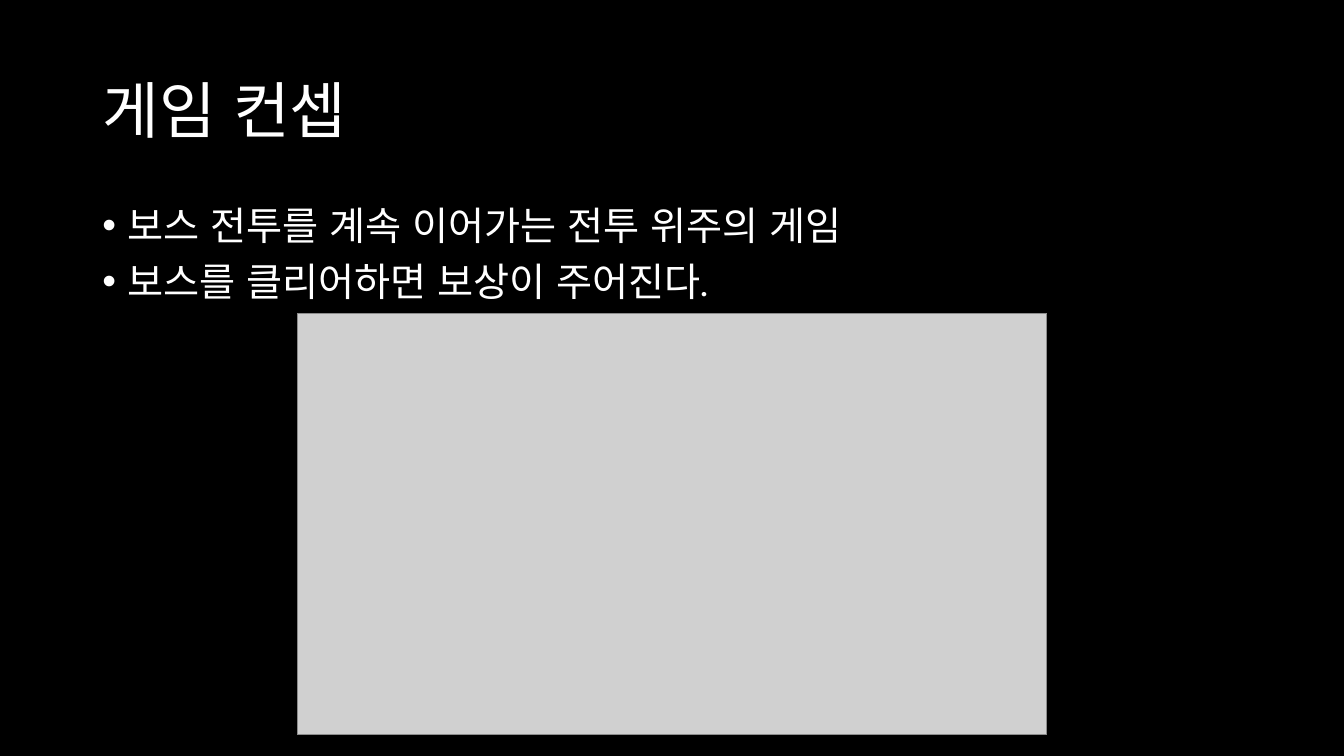
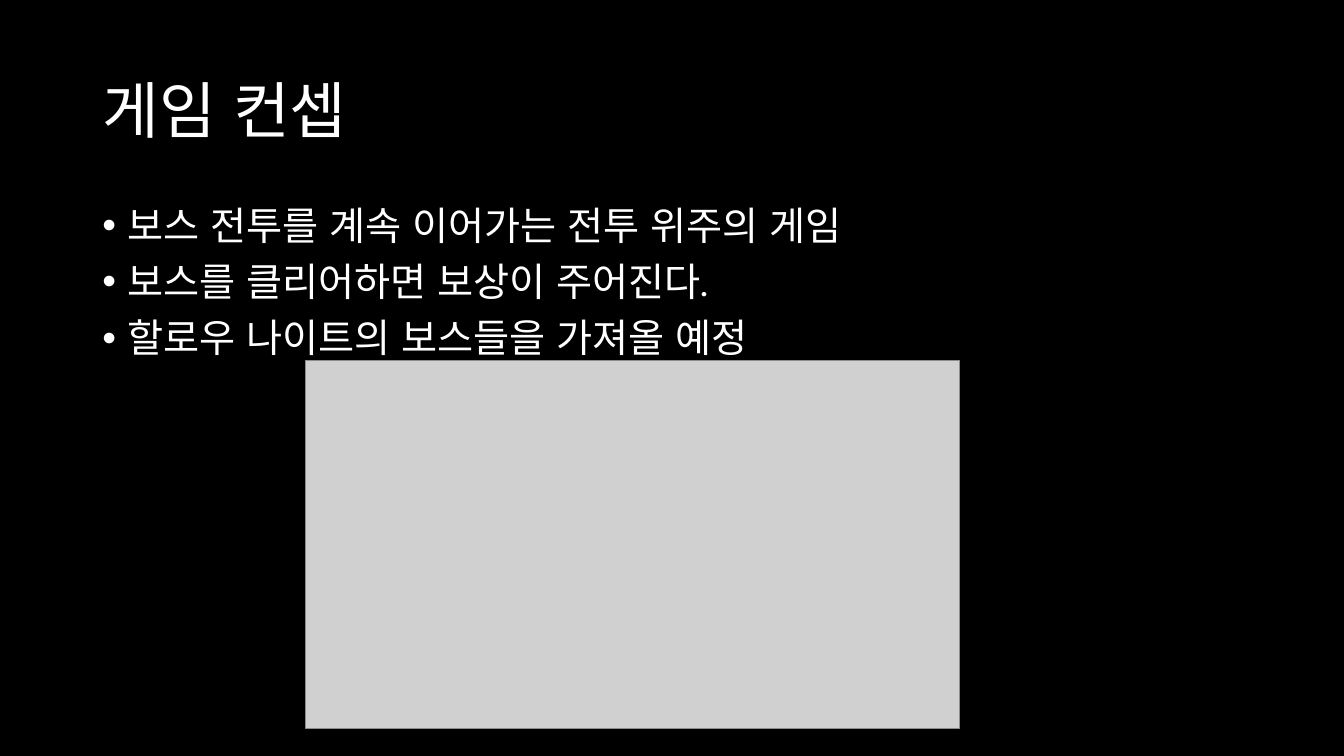
Before and after one commit to personiarr/2dgameprograming_project_2022182040, a slide deck: slide 2 of 만신전_발표자료.pptx. Drawn at 1344x756 pixels with LibreOffice and Linux fonts; fonts in the diff are those of the drawing; grey boxes stand for pictures. Boxes give left, top, right and bottom in pixels: in the first picture for what was removed or moved away, otherwise in the second. Text is boxed around its words. In the diff, an @@ line names an element or a change of style, - is before the commit and + after.

```diff
--- a/만신전_발표자료.pptx
+++ b/만신전_발표자료.pptx
@@ text at bbox=[128, 319, 748, 363]: paragraph added @@
+• 할로우 나이트의 보스들을 가져올 예정
@@ picture: place and size @@
-picture at bbox=[297, 314, 1048, 735]
+picture at bbox=[306, 361, 960, 729]
```
Also in this commit, not shown: 1 slide added.
